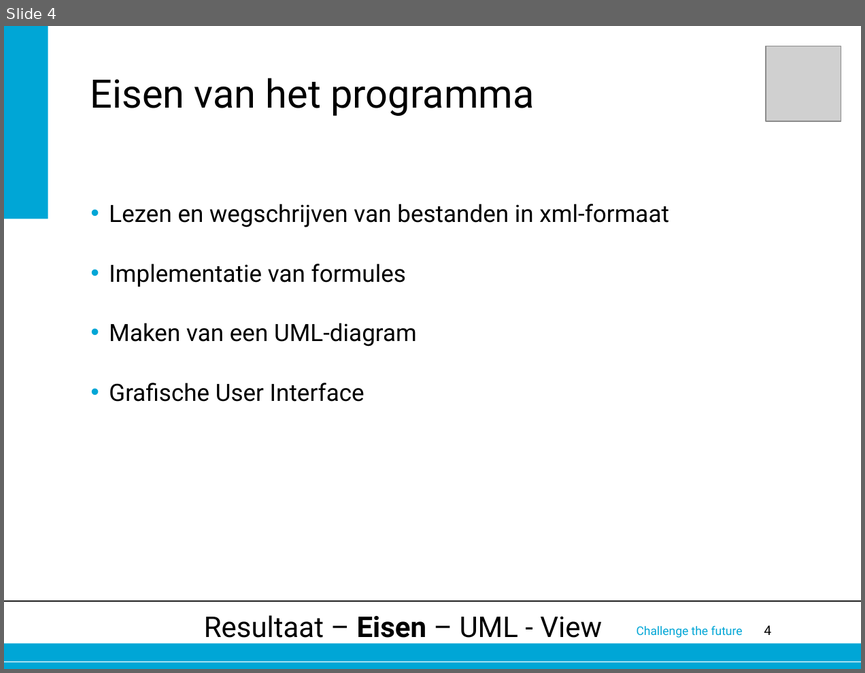
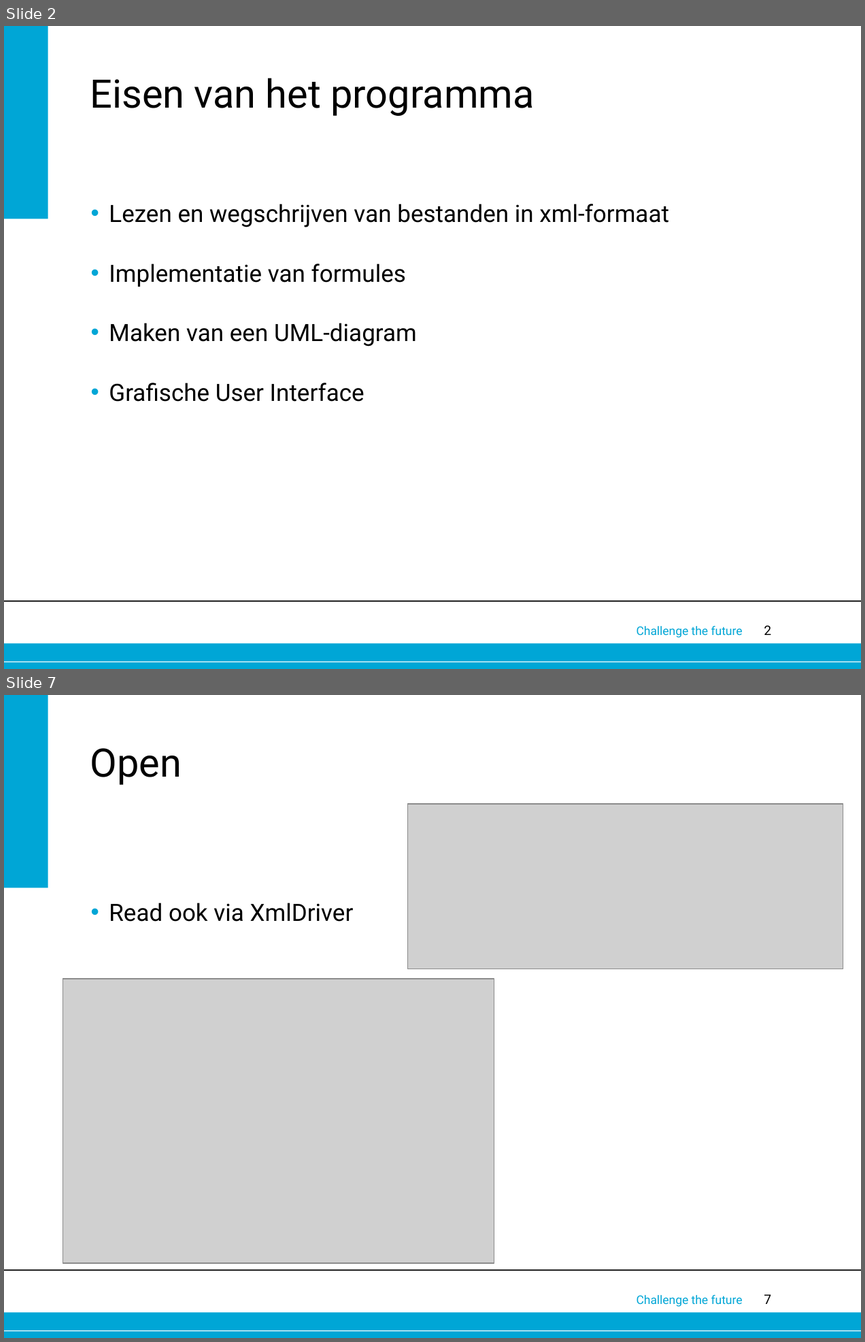
Before and after one commit to foresterre/Spreadsheet, a slide deck: Documents/OOP project presentatie.pptx. Shown one above the other, each under a label of ours: slide 4 before the commit, slides 2 and 7 after it; the slides between them are not shown. The pictures are 865x673 and 865x1342 pixels, drawn with LibreOffice and Linux fonts; fonts in the diff are those of the drawing; grey boxes stand for pictures; background and template pictures are left out. Boxes give left, top, right and bottom in pixels: in the first picture for what was removed or moved away, otherwise in the second. Text is boxed around its words. In the diff, an @@ line names an element or a change of style, - is before the commit and + after.

```diff
--- a/Documents/OOP project presentatie.pptx
+++ b/Documents/OOP project presentatie.pptx
@@ slide 7 added at [4, 695, 861, 1338], background #FFFFFF; not listed: 6 template elements that a slide beside it also shows @@
@@ title added at [90, 748, 181, 785], 33 pt, text #000000 @@
+Open
@@ picture added at [407, 804, 843, 969] @@
@@ text added at [109, 902, 354, 921], 20 pt, text #000000 @@
+• Read ook via XmlDriver
@@ picture added at [63, 979, 494, 1263] @@
@@ what was slide 4 is now slide 2 @@
@@ slide 2 changed as well @@
@@ picture removed at [766, 46, 841, 122] @@
@@ text removed at [204, 615, 602, 643] @@
-Resultaat – Eisen – UML - View
@@ page number at [764, 625, 771, 635]: text changed @@
-4
+2
```
Also in this commit, not shown: 2 other slides changed, 7 other slides added, 20 slides removed.
